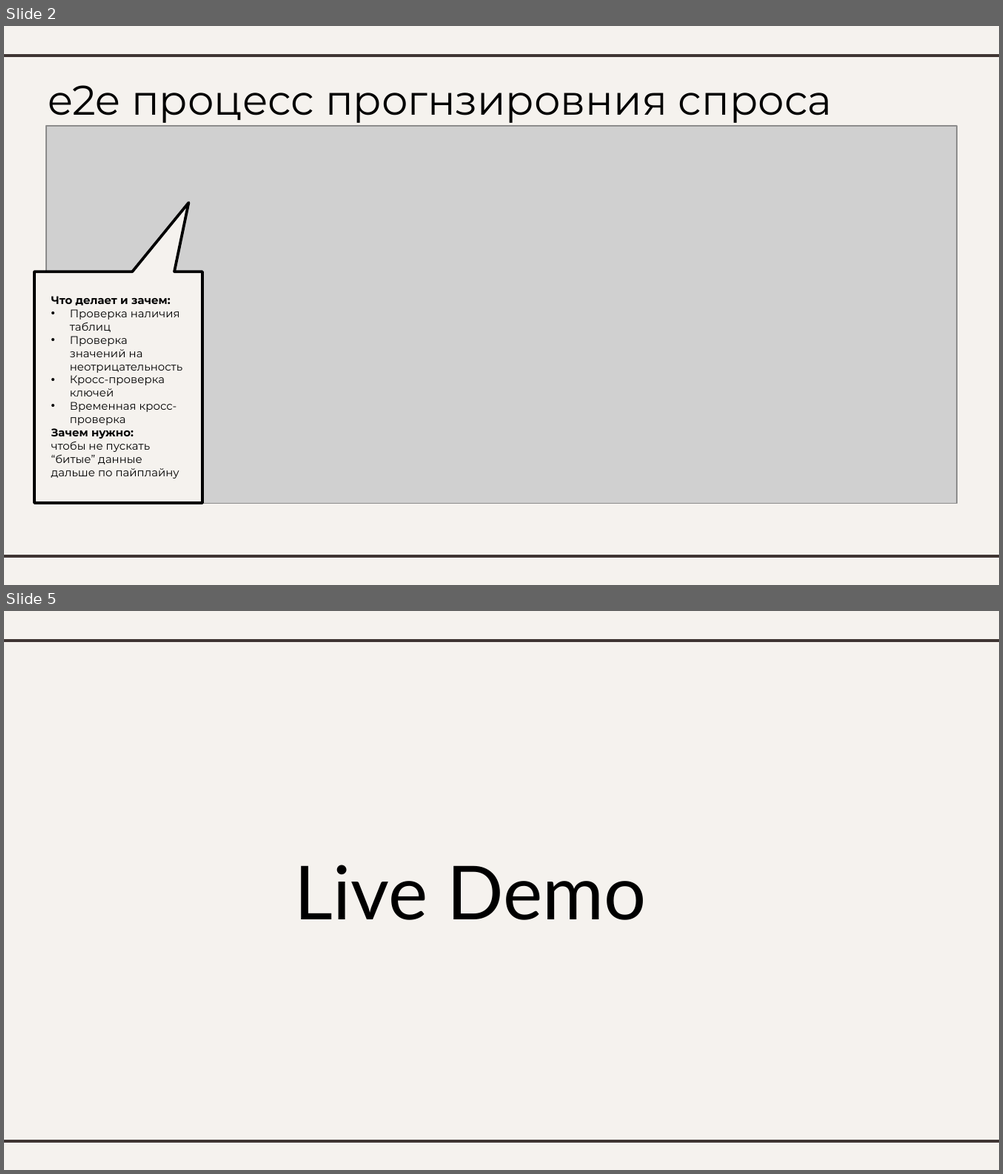
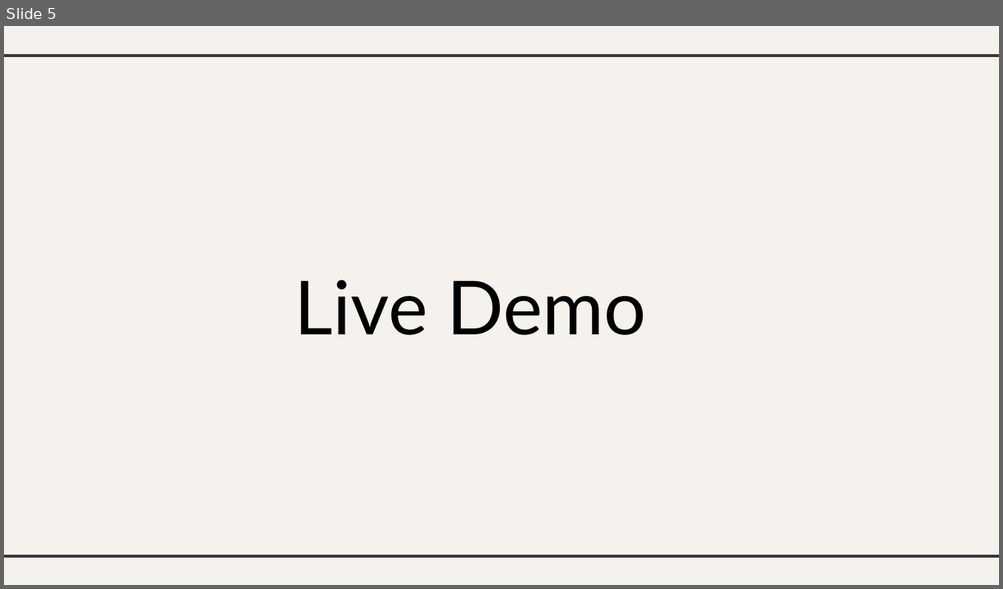
Before and after one commit to aromanenko/DFP, a slide deck: Dq_check+Disaccumulization.pptx. Shown one above the other, each under a label of ours: slides 2 and 5 before the commit, slide 5 after it; the slides between them are not shown. The pictures are 1003x1174 and 1003x589 pixels, drawn with LibreOffice and Linux fonts; fonts in the diff are those of the drawing; grey boxes stand for pictures. Boxes give left, top, right and bottom in pixels: in the first picture for what was removed or moved away, otherwise in the second. Text is boxed around its words. In the diff, an @@ line names an element or a change of style, - is before the commit and + after.

```diff
--- a/Dq_check+Disaccumulization.pptx
+++ b/Dq_check+Disaccumulization.pptx
@@ slide 2 removed at bbox=[4, 26, 999, 585], background #F5F2EE; not listed: 2 template elements that a slide beside it also shows @@
@@ title removed at bbox=[48, 85, 831, 123] @@
-e2e процесс прогнзировния спроса
@@ picture removed at bbox=[45, 125, 956, 503] @@
@@ speech box removed at bbox=[34, 272, 202, 503] @@
@@ text removed at bbox=[51, 296, 182, 479] @@
-Что делает и зачем:
-• Проверка наличия таблиц
-• Проверка значений на неотрицательность
-• Кросс-проверка ключей
-• Временная кросс-проверка
-Зачем нужно:
-чтобы не пускать “битые” данные дальше по пайплайну
```
Also in this commit, not shown: 6 slides changed, 5 slides added, 3 other slides removed.
